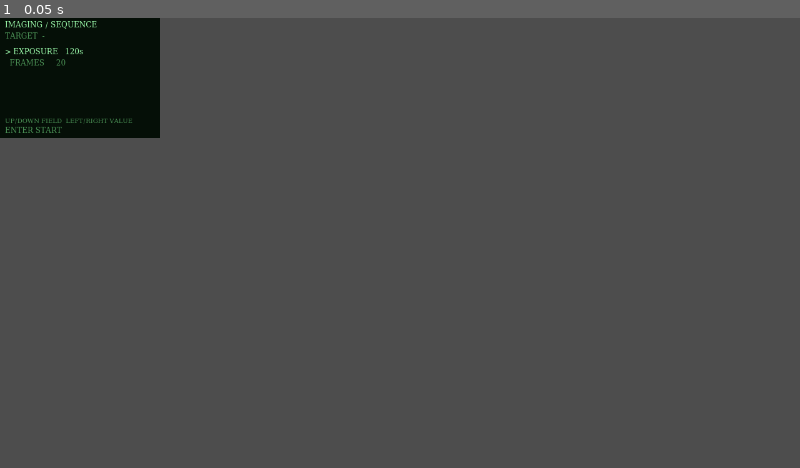
Above: before the commit, frame 1.
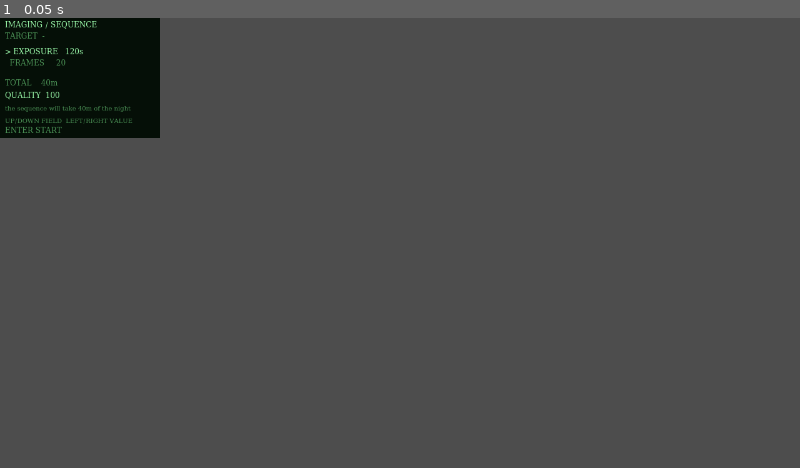
Above: after the commit, the same moment.

Repository: fcport/astrochills-gd-3d
Game: Godot game, scene res://phases/imaging/phase_imaging.tscn
Same seed, same stepped clock (60 frames per second), same inputs: the game is played once before the commit and once after it. This scene is started directly instead of the project's main scene.
Inputs:
- Up to frame 1 (0.05 s): no input

The runs differ from the first frame. In frame 1, 0.2% of the frame differs, in the area x 0-17%, y 13-21%.

Commit message:
La posa conta: tempo totale = frame x esposizione
Il log di Federico mostrava OGNI foto pagata 15.000 lire — il tetto della curva —
perche' `targeting` e `imaging` restituivano 100 fisso e solo la polare produceva
un numero vero. Media sempre sopra 90, tier massimo, sempre. E il pannello della
posa mostrava due manopole che non cambiavano niente: ne' la durata, ne' il
punteggio. «Non si capisce perche' dovrei cambiare» era la diagnosi esatta.

LA REGOLA, scelta da Federico: TEMPO TOTALE = FRAME x ESPOSIZIONE. Da quella
discendono tutte e tre le cose che mancavano.

DURATA. Un frame dura quanto integra: 120 secondi di esposizione sono due minuti
di notte. Prima erano `min_per_frame` fissi — 5 minuti a frame a prescindere —
quindi l'esposizione non entrava nemmeno nel tempo. `Tuning.min_per_frame` non ha
piu' senso e lascia il posto a `pose_time_scale` (quanti minuti di gioco vale un
minuto di integrazione, default 1.0): la manopola con cui si tara quanto pesa
l'attesa senza toccare la fisica. E' la calibrazione che l'epica 3 dovra' girare.

PUNTEGGIO. Il target dichiara un minimo (M42 30m, M31 75m, M45 15m) e finora
nessuno lo leggeva. Adesso il minimo viaggia nel payload del targeting — una fase
non conosce mai un'altra fase, quindi passa come dato — e la posa ci si misura:

     0m ->   0      30m ->  60  (il minimo: onesta, non eccellente)
    10m ->  20      45m ->  80
    20m ->  40      60m -> 100  (il doppio: pieno, e oltre non sale)

Sotto il minimo si scende in proporzione: mancarlo non e' un mezzo successo.
Sopra il doppio non si sale: premiare chi aspetta di piu' trasformerebbe la
scelta in un'ottimizzazione con una sola risposta. `exposure_score` e' pura e
statica — si collauda senza SceneTree, come le sorgenti di verita'.

CONSEGUENZA A SCHERMO. Il pannello ora mostra il totale contro il minimo (in FG
quando basta, in DIM quando no), la qualita' che ne esce, e quanti minuti di
notte costera' la sequenza. I numeri si muovono mentre si gira la manopola: e'
quello che mancava per rispondere a «perche' dovrei cambiare». In posa, quanto
manca — la domanda di chi sta aspettando.

Diff:
--- a/autoloads/tuning.gd
+++ b/autoloads/tuning.gd
@@ -19,7 +19,7 @@
 ## errore: produce una finestra che si svuota a ogni frame e un punteggio
 ## inchiodato a 0 per tutta la partita, in silenzio.
 const POSITIVE_KEYS := [
-	"night_length_min", "game_min_per_sec", "min_per_frame",
+	"night_length_min", "game_min_per_sec", "pose_time_scale",
 	"polar_score_window_sec", "polar_max_drift_rate",
 ]
 
@@ -35,8 +35,8 @@
 	get: return profile.night_length_min
 var game_min_per_sec: float:
 	get: return profile.game_min_per_sec
-var min_per_frame: float:
-	get: return profile.min_per_frame
+var pose_time_scale: float:
+	get: return profile.pose_time_scale
 var polar_score_window_sec: float:
 	get: return profile.polar_score_window_sec
 var polar_max_drift_rate: float:
--- a/core/tuning_profile.gd
+++ b/core/tuning_profile.gd
@@ -18,8 +18,16 @@
 ## 0.6 = una notte in 15 minuti reali (il valore del prototipo Phaser).
 @export var game_min_per_sec: float = 0.6
 
-## Minuti di gioco consumati da un singolo frame di posa.
-@export var min_per_frame: float = 5.0
+## Quanti minuti di GIOCO vale un minuto di integrazione. La posa dura
+## `frame x esposizione`, e questa è la sola manopola che ne cambia il peso senza
+## toccare la fisica: a 1.0 un'ora di posa è un'ora di notte.
+##
+## HA SOSTITUITO `min_per_frame`, che valeva 5.0 minuti a frame FISSI — cioè
+## indipendenti dall'esposizione scelta. Con quella regola una posa da 30 secondi
+## a frame e una da 600 duravano uguale, e il campo EXPOSURE non cambiava niente:
+## né la durata, né il punteggio (segnaposto a 100). Era un valore da regolare
+## senza una ragione per regolarlo.
+@export var pose_time_scale: float = 1.0
 
 ## Finestra su cui si media la deriva per il punteggio della fase polare, in
 ## secondi reali.
--- a/data/tuning.tres
+++ b/data/tuning.tres
@@ -6,7 +6,7 @@
 script = ExtResource("1_tuning")
 night_length_min = 540.0
 game_min_per_sec = 0.6
-min_per_frame = 5.0
+pose_time_scale = 1.0
 polar_score_window_sec = 8.0
 polar_max_drift_rate = 0.2
 payout_tiers = Array[Dictionary]([{
--- a/phases/imaging/imaging_input.gd
+++ b/phases/imaging/imaging_input.gd
@@ -15,7 +15,13 @@
 ## configurazione.
 var frames_total: int = 0
 
-## Minuti di gioco consumati da un singolo frame di posa. È `Tuning.min_per_frame`,
-## passato qui perché la sorgente resti una funzione pura del proprio input e non
-## legga l'autoload da sola.
+## Minuti di gioco consumati da un singolo frame di posa.
+##
+## Lo calcola la fase dall'ESPOSIZIONE scelta — un frame dura quanto integra —
+## riscalato da `Tuning.pose_time_scale`. Prima era `Tuning.min_per_frame`, cioè
+## una costante: un frame da 30 secondi e uno da 600 duravano uguale, e il campo
+## EXPOSURE non cambiava niente.
+##
+## Passato qui, e non letto dalla sorgente, perché la sorgente resti una funzione
+## pura del proprio input e non conosca né l'autoload né la regola.
 var min_per_frame: float = 0.0
--- a/phases/imaging/imaging_screen.gd
+++ b/phases/imaging/imaging_screen.gd
@@ -85,6 +85,30 @@
 	_field_row(58, field == FIELD_EXPOSURE, "EXPOSURE", "%ds" % exposure)
 	_field_row(76, field == FIELD_FRAMES, "FRAMES", "%d" % frames)
 
+	# LA CONSEGUENZA DEI DUE NUMERI, ed è la ragione per cui questo pannello esiste.
+	# Prima mostrava solo i parametri: si potevano cambiare senza che cambiasse
+	# niente di visibile, e alla domanda «perché dovrei?» il pannello non rispondeva.
+	# Adesso queste due righe si muovono mentre si gira la manopola — quanto si
+	# integra contro quanto il target chiede, e che foto ne esce.
+	var total: float = _state.get(&"total_min", 0.0)
+	var min_exp: int = _state.get(&"min_exp", 0)
+	var score: int = _state.get(&"score", 0)
+
+	if min_exp > 0:
+		# Il totale in FG quando basta, in DIM quando no: il colore lo dice prima
+		# che si legga il confronto.
+		var enough := total >= float(min_exp)
+		_text(Vector2(MARGIN, 108), "TOTAL    %dm  (min %dm)" % [roundi(total), min_exp],
+			FG if enough else DIM, 12)
+	else:
+		_text(Vector2(MARGIN, 108), "TOTAL    %dm" % roundi(total), DIM, 12)
+	_text(Vector2(MARGIN, 128), "QUALITY  %d" % score, FG, 12)
+
+	# È anche quanto dura l'attesa: la posa occupa la notte per lo stesso tempo che
+	# integra. Detto qui perché è il costo della scelta, non un dettaglio tecnico.
+	_text(Vector2(MARGIN, 148), "the sequence will take %dm of the night" % roundi(total),
+		DIM, 10)
+
 	_text(Vector2(MARGIN, 168), "UP/DOWN FIELD  LEFT/RIGHT VALUE", DIM, 10)
 	_text(Vector2(MARGIN, 184), "ENTER START", DIM, 12)
 
@@ -105,6 +129,13 @@
 	var done: int = _state.get(&"frames_done", 0)
 	var total: int = _state.get(&"frames_total", 0)
 	_text(Vector2(MARGIN, 66), "FRAME %d/%d" % [done, total], FG, 16)
+
+	# Quanto manca, in minuti di notte. È la domanda che si fa chi sta aspettando, e
+	# finché non c'era risposta l'unico modo di saperlo era guardare la barra e
+	# indovinare.
+	var left: float = _state.get(&"remaining_min", 0.0)
+	if left > 0.0:
+		_text(Vector2(MARGIN, 108), "about %dm left" % maxi(roundi(left), 1), DIM, 12)
 
 	# Barra testuale: un blocco per frame acquisito, un trattino per quelli ancora
 	# da fare. La larghezza è LIMITATA a `BAR_COLS` colonne perché stia nei 256 px del
--- a/phases/imaging/phase_imaging.gd
+++ b/phases/imaging/phase_imaging.gd
@@ -29,11 +29,15 @@
 class_name PhaseImaging
 extends Phase
 
-## Punteggio segnaposto: come il targeting emette `NEUTRAL_SCORE`, l'imaging emette
-## una costante dichiarata. La mappatura esposizione→qualità è calibrazione
-## rinviata (FR22): `exposure_sec` e `frame_count` viaggiano nel `payload` per
-## 2.4/2.5, non ancora scored.
-const PLACEHOLDER_SCORE := 100
+## Il punteggio al MINIMO dichiarato dal target. Chi integra esattamente quanto
+## richiesto ha una foto onesta, non una eccellente: il resto se lo guadagna
+## restando aperto più a lungo.
+const SCORE_AT_MINIMUM := 60
+
+## Quante volte il minimo servono per il punteggio pieno. A 2x il target è
+## sfruttato quanto serve; oltre, la notte si consuma e la foto non migliora —
+## ed è quella la decisione, non un premio a chi aspetta di più.
+const FULL_SCORE_RATIO := 2.0
 
 ## Indici dei due campi configurabili, nell'ordine di scorrimento su/giù. Stessi
 ## valori attesi dalla vista.
@@ -69,6 +73,11 @@
 ## Il target che si sta fotografando, arrivato nel `ctx`. Viaggia nel payload verso
 ## 2.4/2.5.
 var _target_id: StringName = &""
+
+## Il minimo di integrazione che il target chiede, in minuti. Arriva dal `ctx`
+## (lo mette il targeting, che legge il catalogo): è la sponda contro cui si
+## misura la posa, e senza di esso non c'è niente da giudicare.
+var _min_exp: int = 0
 
 ## I due parametri che il giocatore imposta in configurazione.
 var _exposure: int = EXPOSURE_DEFAULT
@@ -114,6 +123,11 @@
 	if ctx.has(&"frame_count"):
 		_frames_total = clampi(int(ctx[&"frame_count"]), FRAMES_MIN, FRAMES_MAX)
 
+	# Il minimo del target: dato in ingresso come il target stesso, mai un import da
+	# `phases/targeting/`. Zero o assente significa «nessun minimo dichiarato», e in
+	# quel caso la posa non si giudica (vedi `exposure_score`).
+	_min_exp = maxi(int(ctx.get(&"min_exp", 0)), 0)
+
 
 func _ready() -> void:
 	if truth == null:
@@ -146,10 +160,11 @@
 
 	# Il tempo dal CLOCK, non da un accumulatore: `run.elapsed_min` è l'orologio
 	# della notte, e sottrarre l'istante d'avvio dà i minuti di posa — pausa e
-	# time_scale gratis. `min_per_frame` SEMPRE da `Tuning`, mai con `load()`.
+	# time_scale gratis. Il tempo per frame lo calcola `_game_min_per_frame()`
+	# dall'esposizione scelta, e la scala viene SEMPRE da `Tuning`, mai con `load()`.
 	_input.elapsed_since_start_min = _run.elapsed_min - _start_min
 	_input.frames_total = _frames_total
-	_input.min_per_frame = Tuning.min_per_frame
+	_input.min_per_frame = _game_min_per_frame()
 
 	_state = truth.sample(_input)  # UNICA assegnazione di _state — ADR-001
 
@@ -201,7 +216,49 @@
 
 
 func score() -> int:
-	return PLACEHOLDER_SCORE
+	return exposure_score(total_min(), _min_exp)
+
+
+## Quanti minuti di integrazione produce la configurazione corrente.
+##
+## È la regola scelta da Federico: TEMPO TOTALE = FRAME x ESPOSIZIONE. Prima i due
+## campi erano scollegati da tutto — la posa durava `min_per_frame` fissi a frame,
+## quindi l'esposizione non cambiava né la durata né il punteggio, e alla domanda
+## «perché dovrei cambiarla?» non c'era risposta. Adesso ce n'è una sola e vale per
+## entrambi i campi: cambiano quanto integri, e quanto integri è la foto.
+func total_min() -> float:
+	return float(_frames_total) * float(_exposure) / 60.0
+
+
+## Quanti minuti di GIOCO dura un frame. La posa dura quanto integra — un frame da
+## 120 secondi occupa due minuti di notte — riscalato da `Tuning.pose_time_scale`,
+## che è la manopola con cui si tara quanto pesa l'attesa senza toccare la fisica.
+func _game_min_per_frame() -> float:
+	return maxf(float(_exposure) / 60.0 * Tuning.pose_time_scale, 0.001)
+
+
+## Dal tempo integrato al punteggio, 0-100. PURA e statica: si collauda al banco
+## senza SceneTree, come le sorgenti di verità.
+##
+## LA CURVA, e perché questa. Sotto il minimo dichiarato dal target la foto è
+## rumorosa e il punteggio scende in proporzione, fino a zero: mancare il minimo
+## non è un mezzo successo. Al minimo esatto vale `SCORE_AT_MINIMUM` — onesta, non
+## eccellente. Da lì sale fino a 100 al doppio del minimo, e lì si ferma: oltre, il
+## giocatore sta solo consumando la notte, e premiarlo trasformerebbe la scelta in
+## un'ottimizzazione con una sola risposta.
+##
+## `min_exp <= 0` significa «nessun minimo dichiarato»: non si giudica, e si torna
+## il punteggio pieno invece di inventare una bocciatura da un dato mancante.
+static func exposure_score(total: float, min_exp: int) -> int:
+	if min_exp <= 0:
+		return 100
+	if total <= 0.0:
+		return 0
+	var ratio := total / float(min_exp)
+	if ratio < 1.0:
+		return clampi(roundi(SCORE_AT_MINIMUM * ratio), 0, SCORE_AT_MINIMUM)
+	var gain := (100.0 - SCORE_AT_MINIMUM) * (ratio - 1.0) / (FULL_SCORE_RATIO - 1.0)
+	return clampi(roundi(SCORE_AT_MINIMUM + gain), SCORE_AT_MINIMUM, 100)
 
 
 ## Cambia il valore del campo attivo di `dir` passi, entro i limiti segnaposto.
@@ -226,6 +283,13 @@
 		&"exposure_sec": _exposure,
 		&"frame_count": _frames_total,
 		&"target": String(_target_id),
+		# LA CONSEGUENZA, non solo i parametri. Il pannello mostrava due numeri e
+		# nient'altro: si potevano cambiare senza sapere cosa cambiassero. Questi tre
+		# sono la risposta — quanto integri, quanto ne chiede il target, e che foto
+		# ne esce — e li calcola la fase, che è la sola a conoscere la regola.
+		&"total_min": total_min(),
+		&"min_exp": _min_exp,
+		&"score": exposure_score(total_min(), _min_exp),
 	}
 
 
@@ -235,16 +299,22 @@
 	var out := _state.duplicate()
 	out[&"running"] = true
 	out[&"target"] = String(_target_id)
+	# Quanto manca, in minuti di notte: i frame che restano per quanto dura ognuno.
+	# Si compone qui e non nella vista — la vista non sa cosa sia un minuto di gioco,
+	# e la sorgente di verità non deve sapere quanto pesa un frame sull'orologio.
+	var left: int = maxi(_frames_total - int(_state.get(&"frames_done", 0)), 0)
+	out[&"remaining_min"] = float(left) * _game_min_per_frame()
 	return out
 
 
 ## La chiusura. CANALE 2 solo per l'esito: la posa non fallisce mai nell'MVP, `ok`
-## resta true. Il payload porta target ed esposizione e numero di frame a 2.4/2.5;
-## non sono ancora scored. `phase_finished` (emesso da `night_session`) è ciò su
+## resta true — una posa corta non è un fallimento, è una foto peggiore, e la
+## differenza la dice il punteggio. Il payload porta target, esposizione e numero
+## di frame a 2.4/2.5. `phase_finished` (emesso da `night_session`) è ciò su
 ## cui il suono del mondo si innesca — nessun `Events` nuovo qui.
 func _finish() -> void:
 	_done = true
-	finished.emit(PhaseResult.new(true, "", PLACEHOLDER_SCORE, {
+	finished.emit(PhaseResult.new(true, "", score(), {
 		&"target_id": _target_id,
 		&"exposure_sec": _exposure,
 		&"frame_count": _frames_total,
--- a/phases/targeting/phase_targeting.gd
+++ b/phases/targeting/phase_targeting.gd
@@ -177,7 +177,14 @@
 
 	# FR12 / ADR-002: l'id viaggia nel payload verso l'imaging. Nessuna fase
 	# successiva importa da `phases/targeting/`.
-	var payload := {&"target_id": target_id}
+	# IL MINIMO DEL TARGET VIAGGIA CON LUI. L'imaging non può importare il catalogo
+	# — una fase non conosce mai un'altra fase (ADR-002) — ma senza il minimo non ha
+	# nulla contro cui misurare la posa. Passa come dato nel payload, che è la
+	# strada prevista.
+	var payload := {
+		&"target_id": target_id,
+		&"min_exp": int(_catalog[_cursor].get(&"min_exp", 0)),
+	}
 	# CANALE 2 — nessun esito da segnalare: la scelta non fallisce mai. `ok` resta
 	# true e la notte va avanti.
 	finished.emit(PhaseResult.new(true, "", NEUTRAL_SCORE, payload))
